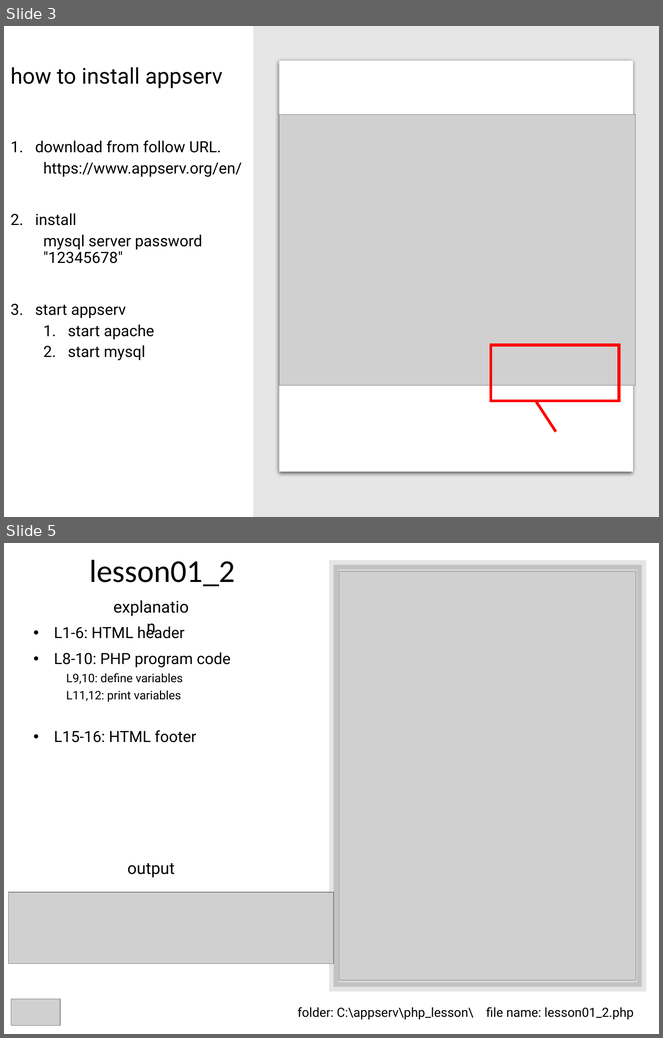
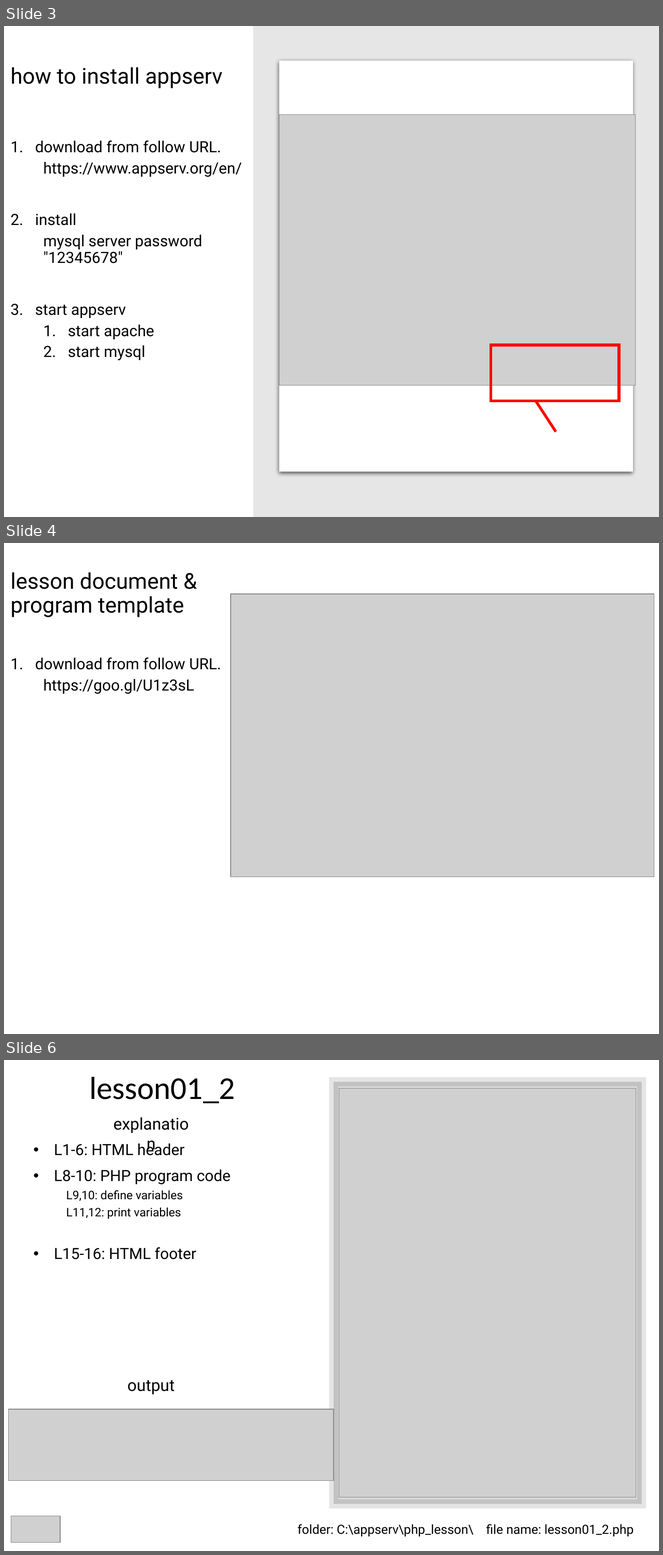
Before and after one commit to lastshogun13/php_lesson, a slide deck: ppt/lesson01.pptx. Shown one above the other, each under a label of ours: slides 3 and 5 before the commit, slides 3, 4 and 6 after it; the slides between them are not shown. The pictures are 663x1038 and 663x1555 pixels, drawn with LibreOffice and Linux fonts; fonts in the diff are those of the drawing; grey boxes stand for pictures. Boxes give left, top, right and bottom in pixels: in the first picture for what was removed or moved away, otherwise in the second. Text is boxed around its words. In the diff, an @@ line names an element or a change of style, - is before the commit and + after.

Commit message:
lesson_php

```diff
--- a/ppt/lesson01.pptx
+++ b/ppt/lesson01.pptx
@@ slide 4 added at box(4, 543, 659, 1034), background #FFFFFF @@
@@ title added at box(11, 572, 184, 617), 24 pt, text #000000 @@
+lesson document & program template
@@ picture added at box(231, 594, 654, 877) @@
@@ text added at box(35, 657, 221, 694), 17 pt, text #000000 @@
+1. download from follow URL.
+  https://goo.gl/U1z3sL
@@ what was slide 5 is now slide 6 @@
```
Also in this commit, not shown: 1 slide changed, 18 other files.
